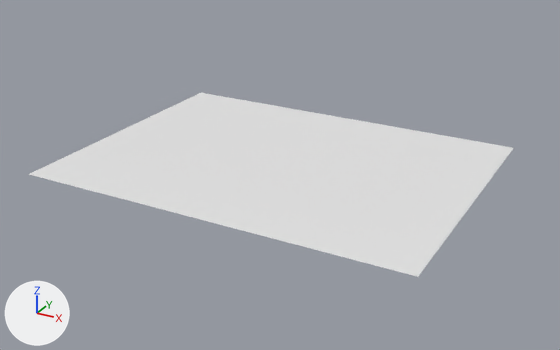
A saved change to the OBJ model assets/maps/chunks/terrain_lod2_-1_-4.obj.
Rendered twice from a camera (50 mm lens) standing at (24.4, 113.1, 40.8) and looking at (-34.0, 219.4, -12.3). The lights are fixed; the arrows at lower left show +X, +Y and +Z. The picture after the commit comes second. Where no turn or scale is listed for an object, it has been applied to the vertices.

The older version as bpy lines, for what is in view:
```python
me_terrain_lod2__1__4 = bpy.data.meshes.new('terrain_lod2_-1_-4')
me_terrain_lod2__1__4.from_pydata(...)  # 63 vertices, 96 faces; spans x -64.0..0.0, y 192.0..240.0, z -8.0
ob_terrain_lod2__1__4 = bpy.data.objects.new('terrain_lod2_-1_-4', me_terrain_lod2__1__4)
ob_terrain_lod2__1__4.location = (0.0, 0.0, 0.0)
```
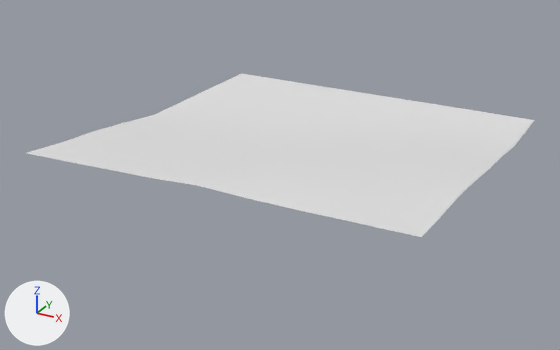
What changed in the scene script:
```text
Change me_terrain_lod2__1__4:
    used by ob_terrain_lod2__1__4; location = (0.0, 0.0, 0.0)
    remove me_terrain_lod2__1__4.from_pydata(...)  # 63 vertices, 96 faces; spans x -64.0..0.0, y 192.0..240.0, z -8.0
    add me_terrain_lod2__1__4.from_pydata(...)  # 81 vertices, 128 faces; spans x -64.0..0.0, y 192.0..256.0, z -8.0..-2.6
    me_terrain_lod2__1__4 part 1
    1 vertex is removed from x 0.0, y 240.0, z -8.0
    2 faces are deleted
    3 vertices in x -48.0..0.0, y 216.0..232.0, z -8.0 move by (0.0, 0.0, 1.4)
    3 vertices in x -64.0..-48.0, y 208.0, z -8.0 move by (0.0, 0.0, 2.1)
    40 vertices move from x -64.0..0.0, y 192.0..232.0, z -8.0 to x -64.0..0.0, y 192.0..232.0, z -7.8..-2.6
    3 vertices are added at (0.0, 256.0, -8.0), (0.0, 248.0, -8.0), (0.0, 240.0, -7.7)
    8 new vertices lie (0.0, 8.0, 0.0) away from vertices in x -64.0..-8.0, y 240.0, z -8.0
    8 new vertices lie (0.0, 8.0, 0.0) away from vertices in x -64.0..-8.0, y 248.0, z -8.0
    34 new faces join them
```

What differs and where, as boxes [x1, y1, x2, y2] in the pictures (560 x 350 px; the box of a moved part takes in the faces that stretch with it):
'terrain_lod2_-1_-4', reshaped (11% shorter)
    before: [29, 93, 513, 277]
    after: [27, 74, 534, 237]
part 1 of me_terrain_lod2__1__4, moved or reshaped
    before: [454, 140, 513, 164]
    after: [201, 74, 534, 156]
